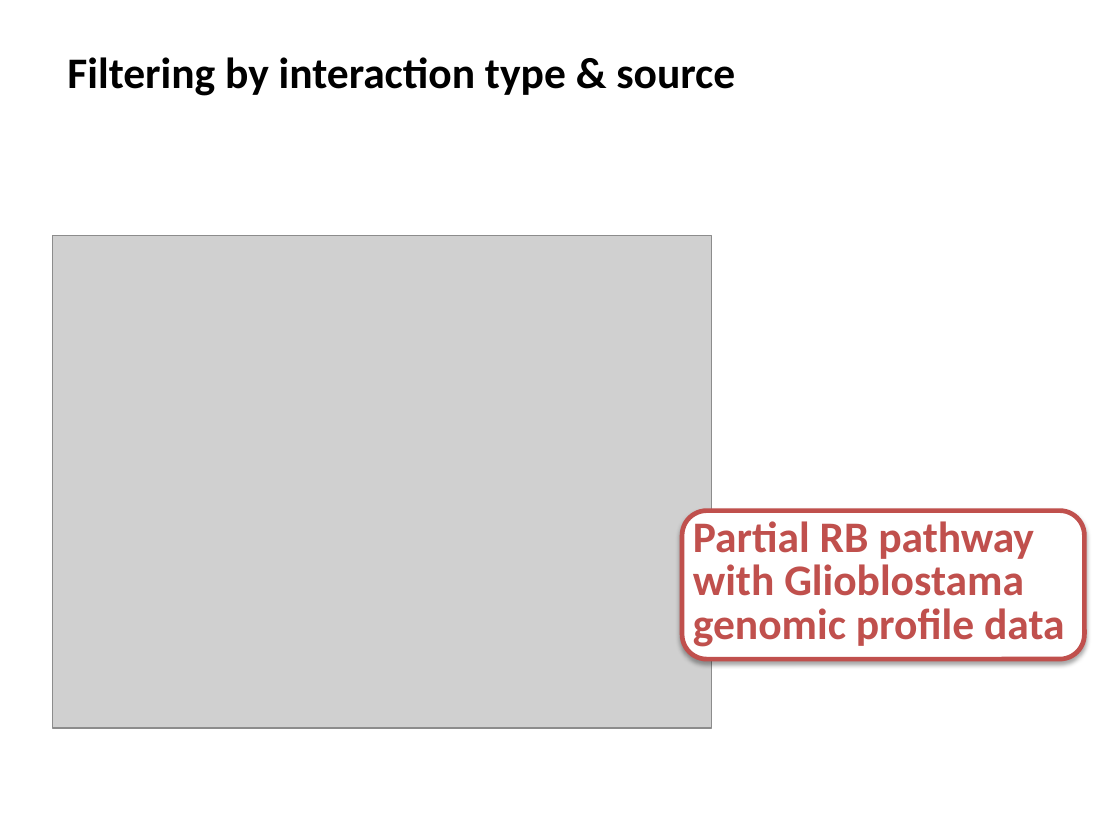
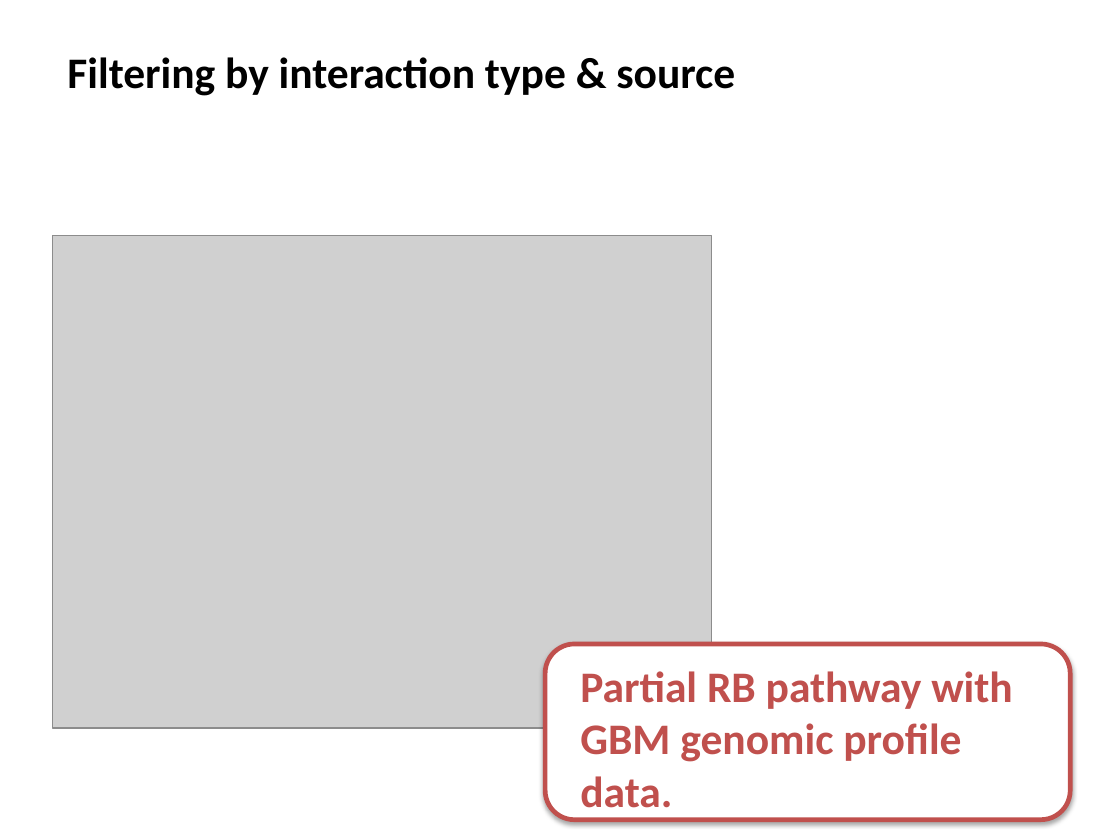
Before and after one commit to chenchonghz/cbio-cancer-genomics-portal, a slide deck: slide 6 of portal/tutorials/network_view.pptx. Drawn at 1120x840 pixels with LibreOffice and Linux fonts; fonts in the diff are those of the drawing; grey boxes stand for pictures. Boxes give left, top, right and bottom in pixels: in the first picture for what was removed or moved away, otherwise in the second. Text is boxed around its words. In the diff, an @@ line names an element or a change of style, - is before the commit and + after.

Commit message:
Fixed strange conversion error with slide share

```diff
--- a/portal/tutorials/network_view.pptx
+++ b/portal/tutorials/network_view.pptx
@@ rounded rectangle: place and size @@
-rounded rectangle at bbox=[682, 511, 1084, 660]
+rounded rectangle at bbox=[545, 644, 1071, 820]
@@ text at bbox=[580, 671, 1013, 818]: text changed @@
-Partial RB pathway with Glioblostama genomic profile data
+Partial RB pathway with GBM genomic profile data.
```
